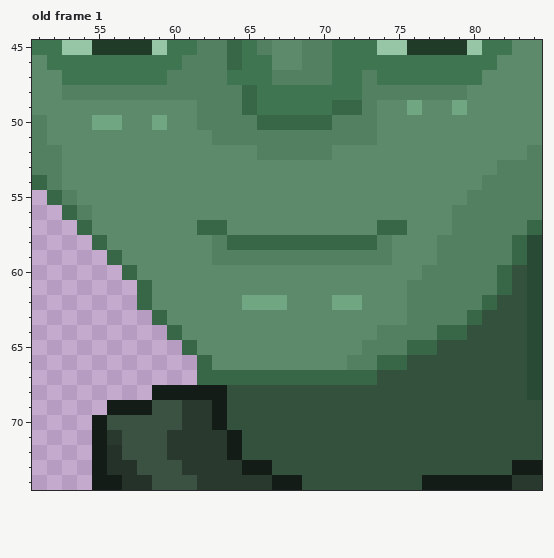
Pixel-art file: Aseprite/Characters/investor.aseprite. Above: the version before the commit.
159x200 pixels, 3 frames. Colours within 5 levels of each other are drawn and written as one. Shown: old frame 1: x 51..84, y 45..74. The commit also changed other frames or places, which this record leaves out.
After:
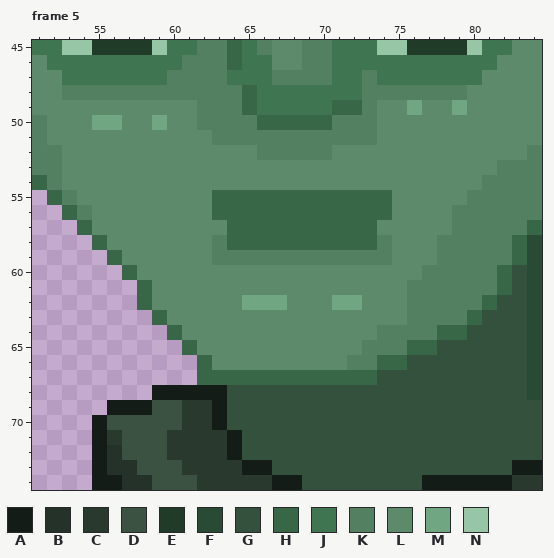
Palette (. is transparent): A #131c16  B #253229  C #29392e  D #3b5142  E #203c29  F #294a34  G #33513d  H #386747  J #407551  K #538061  L #5e8a6c  M #70a681  N #97c6a6
A new or re-ordered frame is compared with the old frame closest to it.
The exact change:
{"change": "frames 3 -> 6"}
{"where": "frame 5 is new; against old frame 1, layer \"head\""}
{"frame":5,"y":55,"x":63,"old":"LLLLLLLLLLLL","new":"HHHHHHHHHHHH"}
{"frame":5,"y":56,"x":63,"old":"LLLLLLLLLLLL","new":"HHHHHHHHHHHH"}
{"frame":5,"y":57,"x":62,"old":"HHLLLLLLLLLLHH","new":"LLHHHHHHHHHHLL"}
{"label":"changed","picture_box":[197,190,407,235]}
